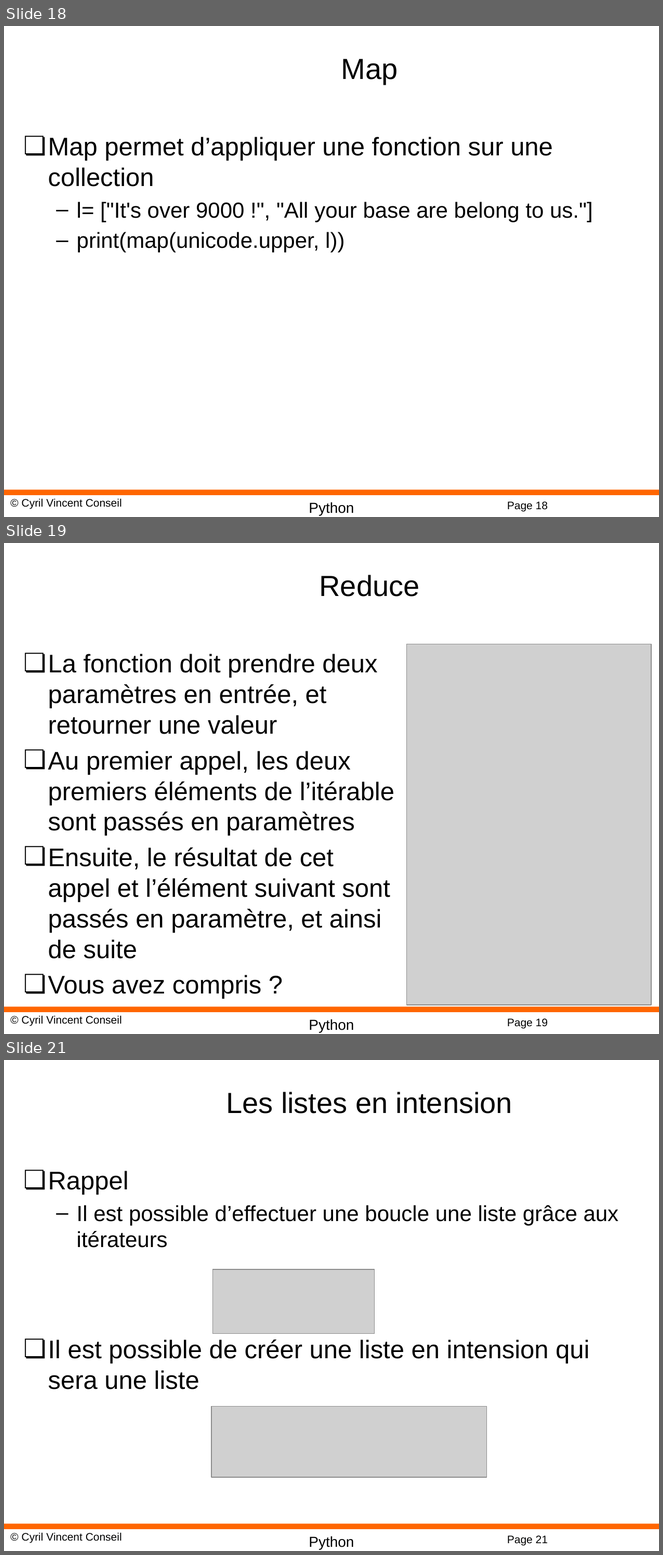
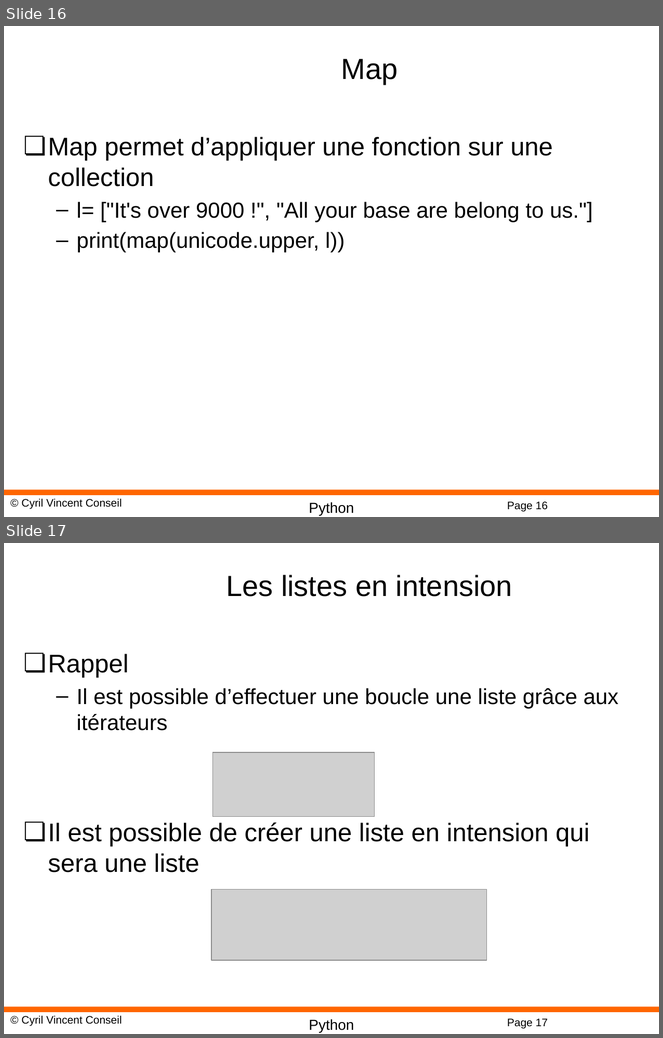
Before and after one commit to cyrilvincent/python, a slide deck: ppt/Python15-Reflexion.pptx. Shown one above the other, each under a label of ours: slides 18, 19 and 21 before the commit, slides 16 and 17 after it; the slides between them are not shown. The pictures are 663x1555 and 663x1038 pixels, drawn with LibreOffice and Linux fonts; fonts in the diff are those of the drawing; grey boxes stand for pictures; background and template pictures are left out. Boxes give left, top, right and bottom in pixels: in the first picture for what was removed or moved away, otherwise in the second. Text is boxed around its words. In the diff, an @@ line names an element or a change of style, - is before the commit and + after.

```diff
--- a/ppt/Python15-Reflexion.pptx
+++ b/ppt/Python15-Reflexion.pptx
@@ slide 19 removed at [4, 543, 659, 1034], background #FFFFFF; not listed: 4 template elements that a slide beside it also shows @@
@@ title removed at [319, 575, 419, 597] @@
-Reduce
@@ picture removed at [407, 644, 652, 1006] @@
@@ text removed at [48, 654, 395, 999] @@
-❏ La fonction doit prendre deux paramètres en entrée, et retourner une valeur
-❏ Au premier appel, les deux premiers éléments de l’itérable sont passés en paramètres
-❏ Ensuite, le résultat de cet appel et l’élément suivant sont passés en paramètre, et ainsi de suite
-❏ Vous avez compris ?
@@ what was slide 18 is now slide 16 @@
@@ page number at [507, 502, 548, 512]: text changed @@
-Page 18
+Page 16
@@ what was slide 21 is now slide 17 @@
@@ page number at [507, 1019, 548, 1029]: text changed @@
-Page 21
+Page 17
```
Also in this commit, not shown: 3 other slides removed, 8 other files.
